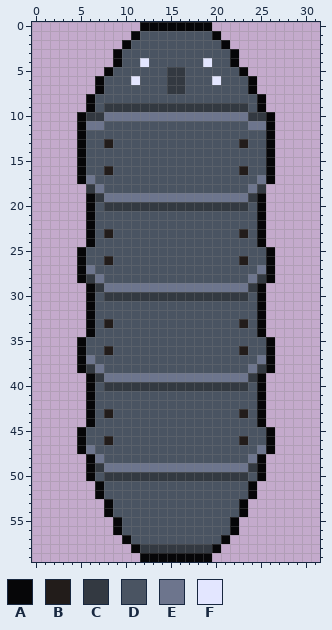
Two states of a pixel-art sprite, Assets/Art/tremor.png. The first picture shows the starting point.
The file is 32x60 pixels.
Palette (. is transparent): A #060608  B #221c1a  C #333941  D #4a5462  E #6d758d  F #e3e6ff
Pixels before, first column x 5:
 0 .......AAAAAAAA.......
 1 ......ADDDDDDDDA......
 2 .....ADDDDDDDDDDA.....
 3 ....ADDDDDDDDDDDDA....
 4 ....ADDFDDDDDDFDDA....
 5 ...ADDDDDDCCDDDDDDA...
 6 ..ADDDFDDDCCDDDFDDDA..
 7 ..ADDDDDDDCCDDDDDDDA..
 8 .ADDDDDDDDDDDDDDDDDDA.
 9 .ADCCCCCCCCCCCCCCCCDA.
10 ACCEEEEEEEEEEEEEEEECCA
11 AEEDDDDDDDDDDDDDDDDEEA
12 ADDDDDDDDDDDDDDDDDDDDA
13 ADDBDDDDDDDDDDDDDDBDDA
14 ADDDDDDDDDDDDDDDDDDDDA
15 ADDDDDDDDDDDDDDDDDDDDA
16 ADDBDDDDDDDDDDDDDDBDDA
17 AEDDDDDDDDDDDDDDDDDDEA
18 .CEDDDDDDDDDDDDDDDDEC.
19 .ACEEEEEEEEEEEEEEEECA.
20 .ADCCCCCCCCCCCCCCCCDA.
21 .ADDDDDDDDDDDDDDDDDDA.
22 .ADDDDDDDDDDDDDDDDDDA.
23 .ADBDDDDDDDDDDDDDDBDA.
24 .ADDDDDDDDDDDDDDDDDDA.
25 ADDDDDDDDDDDDDDDDDDDDA
26 ADDBDDDDDDDDDDDDDDBDDA
27 AEDDDDDDDDDDDDDDDDDDEA
28 ACEDDDDDDDDDDDDDDDDECA
29 .ACEEEEEEEEEEEEEEEECA.
30 .ADCCCCCCCCCCCCCCCCDA.
31 .ADDDDDDDDDDDDDDDDDDA.
32 .ADDDDDDDDDDDDDDDDDDA.
33 .ADBDDDDDDDDDDDDDDBDA.
34 .ADDDDDDDDDDDDDDDDDDA.
35 ADDDDDDDDDDDDDDDDDDDDA
36 ADDBDDDDDDDDDDDDDDBDDA
37 AEDDDDDDDDDDDDDDDDDDEA
38 ACEDDDDDDDDDDDDDDDDECA
39 .ACEEEEEEEEEEEEEEEECA.
40 .ADCCCCCCCCCCCCCCCCDA.
41 .ADDDDDDDDDDDDDDDDDDA.
42 .ADDDDDDDDDDDDDDDDDDA.
43 .ADBDDDDDDDDDDDDDDBDA.
44 .ADDDDDDDDDDDDDDDDDDA.
45 ADDDDDDDDDDDDDDDDDDDDA
46 ADDBDDDDDDDDDDDDDDBDDA
47 AEDDDDDDDDDDDDDDDDDDEA
48 .AEDDDDDDDDDDDDDDDDEA.
49 .ACEEEEEEEEEEEEEEEECA.
50 .ADCCCCCCCCCCCCCCCCDA.
51 ..ADDDDDDDDDDDDDDDDA..
52 ..ADDDDDDDDDDDDDDDDA..
53 ...ADDDDDDDDDDDDDDA...
54 ...ADDDDDDDDDDDDDDA...
55 ....ADDDDDDDDDDDDA....
56 ....ADDDDDDDDDDDDA....
57 .....ADDDDDDDDDDA.....
58 ......ACCCCCCCCA......
59 .......AAAAAAAA.......
Now the later version:
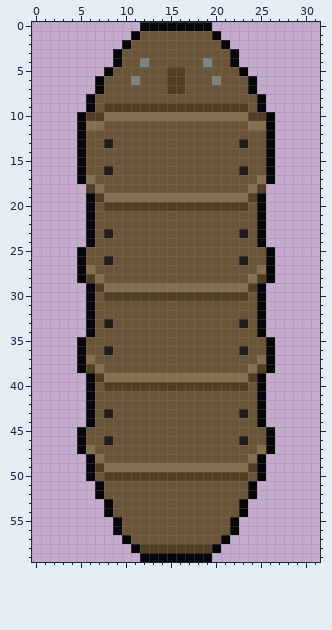
The exact change:
Colour C changes from #333941 to #513e24.
Colour D changes from #4a5462 to #6b5538.
Colour E changes from #6d758d to #846e50.
Colour F changes from #e3e6ff to #7d8482.
